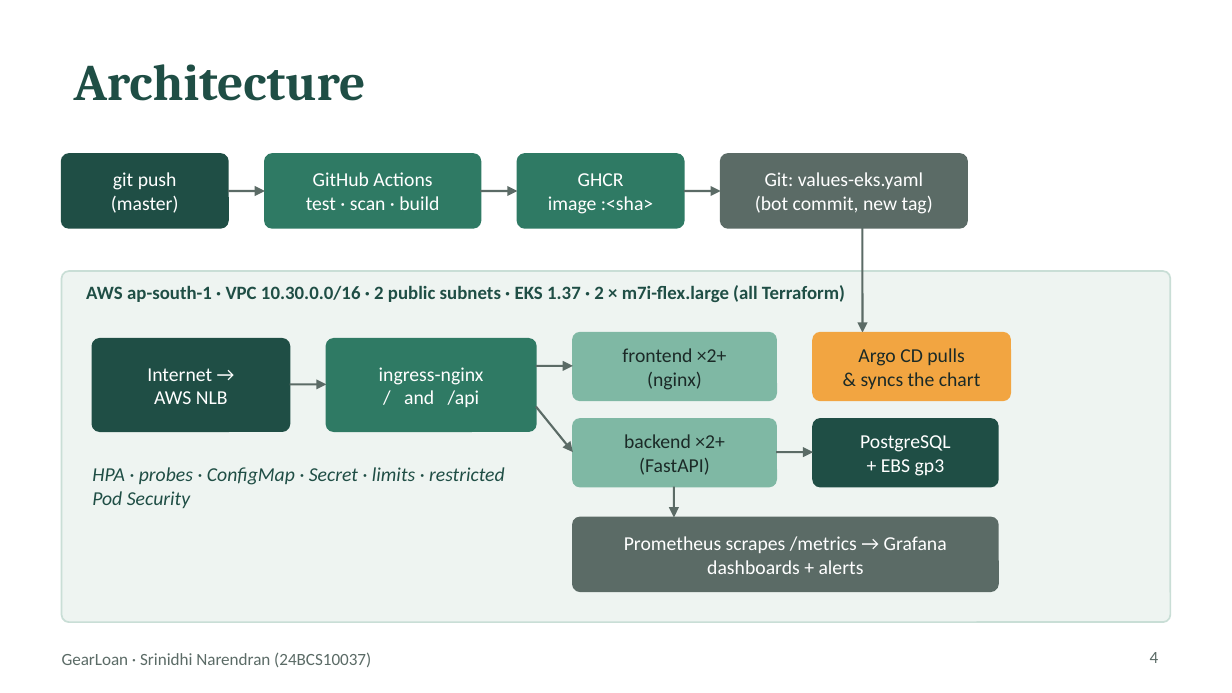
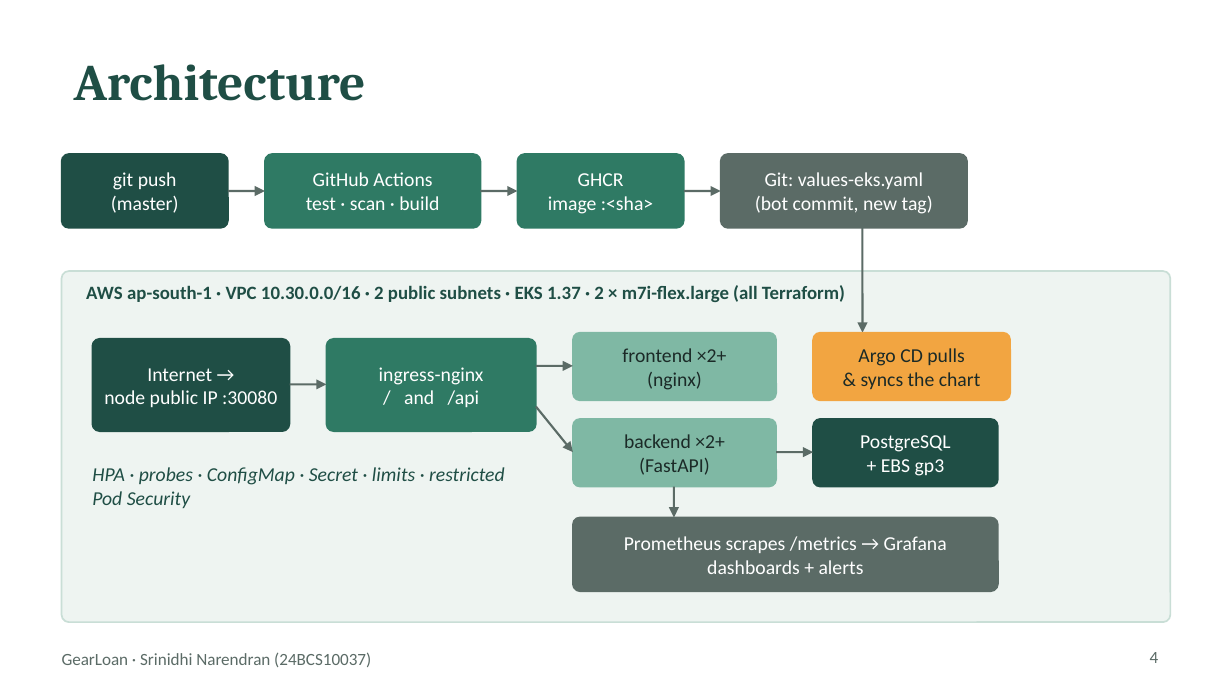
Before and after one commit to citruswhale/Shell_Scripting_Basics, a slide deck: slide 4 of session21-python/demo/GearLoan-presentation.pptx. Drawn at 1232x693 pixels with LibreOffice and Linux fonts; fonts in the diff are those of the drawing. Boxes give left, top, right and bottom in pixels: in the first picture for what was removed or moved away, otherwise in the second. Text is boxed around its words. In the diff, an @@ line names an element or a change of style, - is before the commit and + after.

Commit message:
Slides: architecture shows the Ingress on the node public IP (no load balancer on this account)

```diff
--- a/session21-python/demo/GearLoan-presentation.pptx
+++ b/session21-python/demo/GearLoan-presentation.pptx
@@ text at (x1=104, y1=390, x2=277, y2=407): text changed @@
-AWS NLB
+node public IP :30080
```
Also in this commit, not shown: 1 other file.
